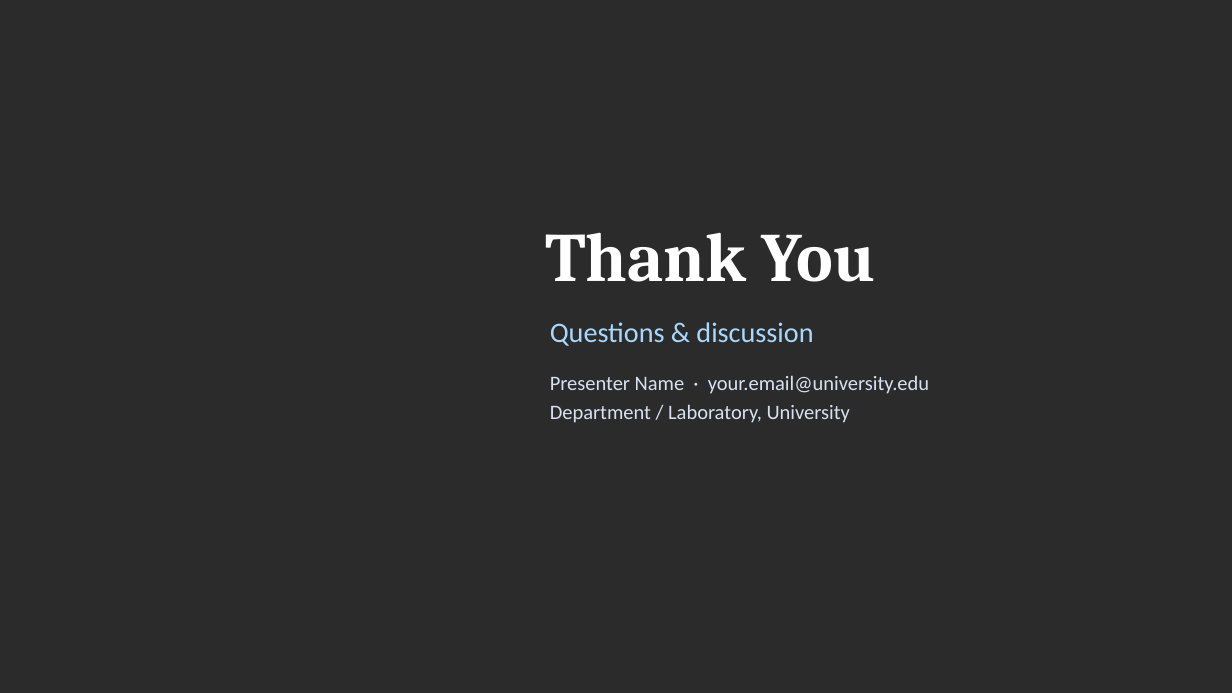
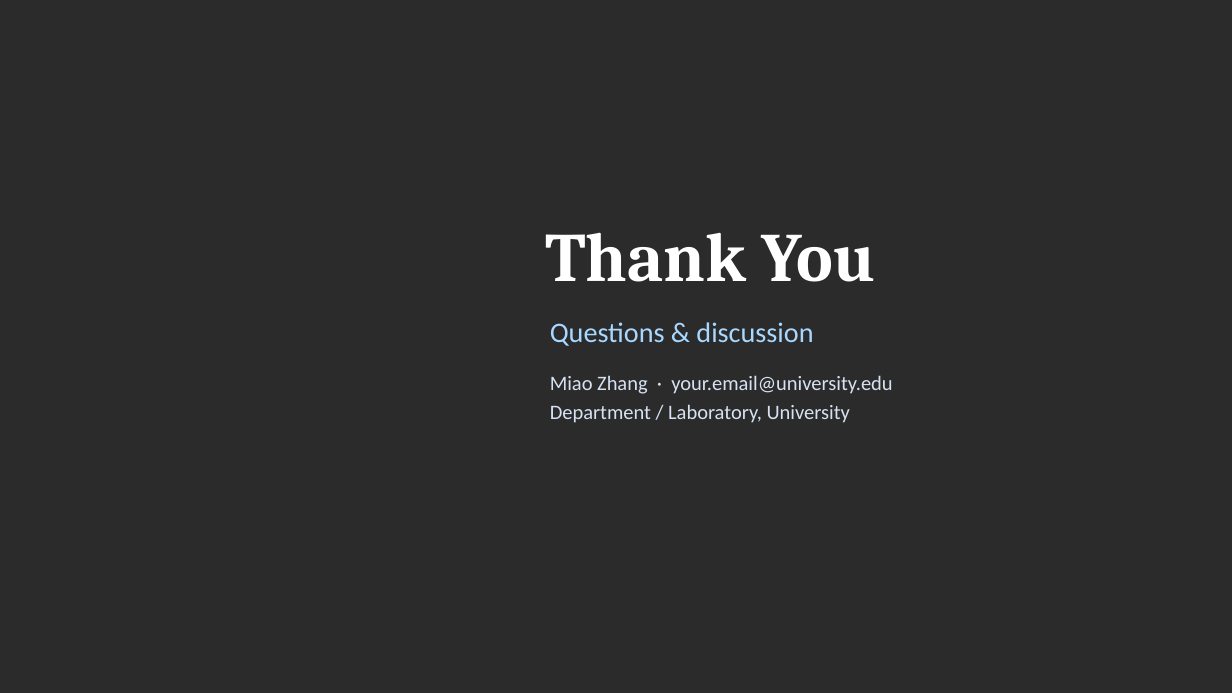
Before and after one commit to zhang1988miao-collab/SAGIN_simulation, a slide deck: slide 23 of seminar/SAGIN_Optimization_Seminar.pptx. Drawn at 1232x693 pixels with LibreOffice and Linux fonts; fonts in the diff are those of the drawing; background and template pictures are left out; a plain dark background stands for a picture behind light text. Boxes give left, top, right and bottom in pixels: in the first picture for what was removed or moved away, otherwise in the second. Text is boxed around its words. In the diff, an @@ line names an element or a change of style, - is before the commit and + after.

```diff
--- a/seminar/SAGIN_Optimization_Seminar.pptx
+++ b/seminar/SAGIN_Optimization_Seminar.pptx
@@ text at bbox=[550, 375, 892, 394]: text changed @@
-Presenter Name · your.email@university.edu
+Miao Zhang · your.email@university.edu
```
Also in this commit, not shown: 19 other slides changed, 2 other files.
